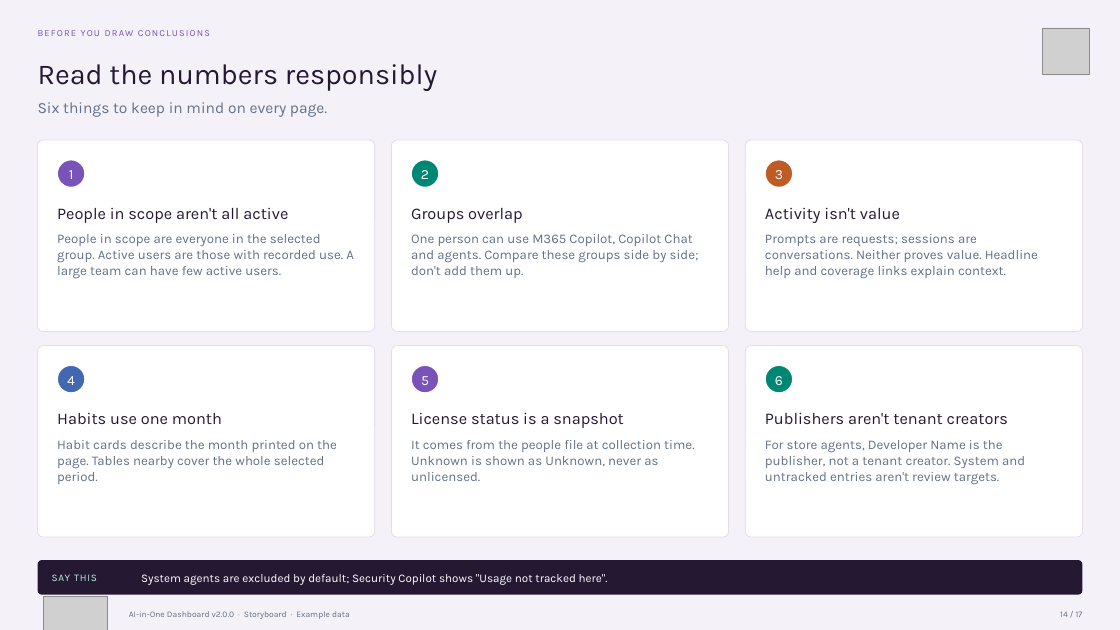
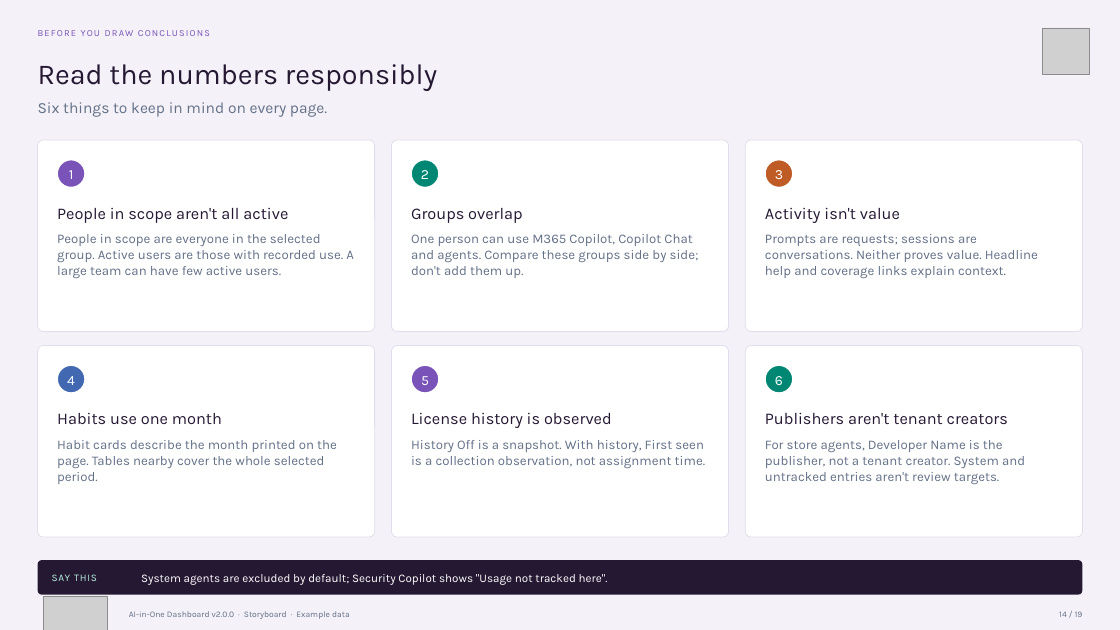
Before and after one commit to microsoft/AI-in-One-Dashboard, a slide deck: slide 14 of AI-in-One-v2.0.0-Storyboard.pptx. Drawn at 1120x630 pixels with LibreOffice and Linux fonts; fonts in the diff are those of the drawing; grey boxes stand for pictures. Boxes give left, top, right and bottom in pixels: in the first picture for what was removed or moved away, otherwise in the second. Text is boxed around its words. In the diff, an @@ line names an element or a change of style, - is before the commit and + after.

```diff
--- a/AI-in-One-v2.0.0-Storyboard.pptx
+++ b/AI-in-One-v2.0.0-Storyboard.pptx
@@ text at box(411, 413, 612, 428): text changed @@
-License status is a snapshot
+License history is observed
@@ text at box(411, 440, 705, 468): text changed @@
-It comes from the people file at collection time. Unknown is shown as Unknown, never as unlicensed.
+History Off is a snapshot. With history, First seen is a collection observation, not assignment time.
```
Also in this commit, not shown: 15 other slides changed, 2 slides added, 24 other files.
